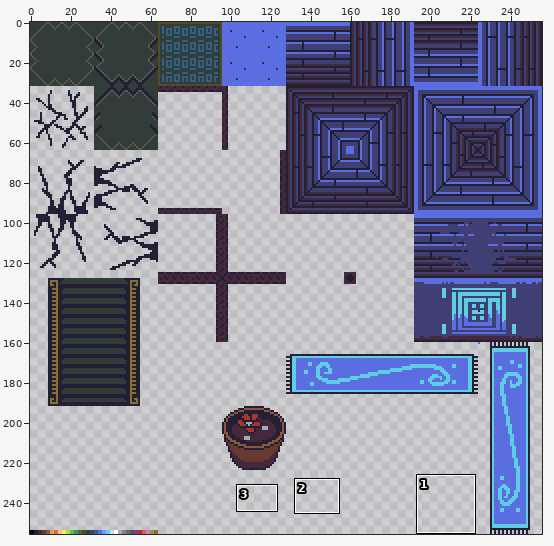
File history of a pixel-art file, assets/imgs/tileset-demo.ase. The first picture is a wide view before the edit; the outline marks the close-up.
Close-up. As it was:
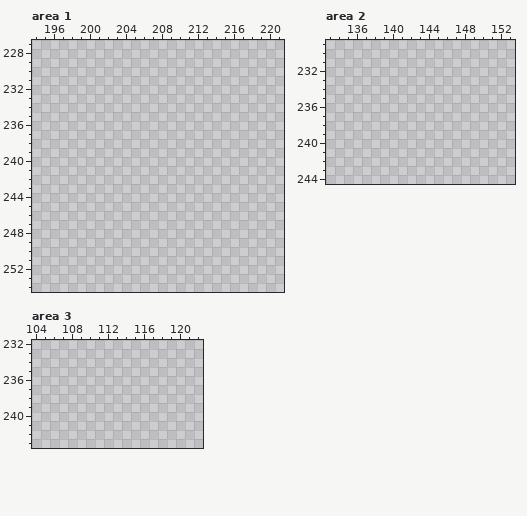
256x256 pixels, 1 frame. Shown: area 1: x 194..221, y 227..254; area 2: x 133..153, y 229..244; area 3: x 104..122, y 232..243. The commit also changed other parts of the picture, which this record leaves out.
The same view after the edit:
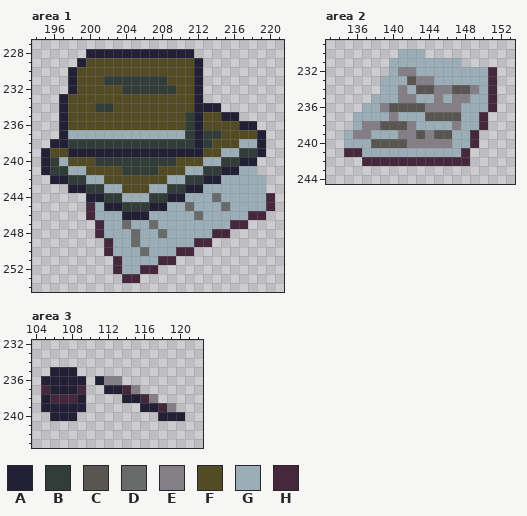
Palette (. is transparent): A #222034  B #323c39  C #595652  D #696a6a  E #847e87  F #524b24  G #9badb7  H #45283c
From old to new:
layer "Flattened" added
Changed rows in their new state; - is an unchanged pixel.
Area 1, layer "Flattened":
first column x 195:
228 -----AAAAAAAAAAAA---------
229 ----AFFFFFFFFFFFFA--------
230 ---AFFFFFFFFFFFFFA--------
231 ---AFFFBBBBBBBFFFA--------
232 ---AFFFFFBBBBBBFFA--------
233 --AFFFFFFFFFFFFFFA--------
234 --AFFFBBFFFFFFFFFAAA------
235 --AFFFFFFFFFFFFFBAFFAA----
236 --AFFFFFFFFFFFFFBAFFFFAA--
237 --AGGGGGGGGGGGGGBABBFFFFA-
238 -AABBBBBBBBBBBBBBABFFFGGA-
239 AFFAAAAAAAAAAAAAAAFFGGBBA-
240 ABGFFFBBBBBBBBBFFFGGBBAA--
241 ABBGGFFFFBBBBFFFGGBBAAGG--
242 -AABBGGFFFFFFFGGBBAAGGGGG-
243 ---AABBGGFFFGGBBAAGGGGGGG-
244 -----AABBGGGBBAAGGGDGGGGGH
245 -----HGAABBBAAGGDGGGDGGGGH
246 -----HGGGAAAGGGGGDGGGGGHH-
247 ------HGGDGGDGGGGGGGGHH---
248 ------HGGGDGGDGGGGGHH-----
249 -------HGGDGGGGGGHH-------
250 -------HGGGDGGGHH---------
251 --------HGGGGHH-----------
252 --------HGGHH-------------
253 ---------HH---------------
Area 2, layer "Flattened":
first column x 135:
230 ------GGG--------
231 -----GGGGGGGG----
232 -----GEEGGGGGGGGH
233 ----GGGCEEGGGGGGH
234 ----GGEGCCEECCEGH
235 ---GGGEEGGEGEEGGH
236 --GGECCCCEEEEGGGH
237 -GGGGEGGGCCCCGGH-
238 -GEECCCEGGGGEGGH-
239 GEEGGGEECECCGGH--
240 GGGCCCCEEEEEGGH--
241 HHGGGGGGGGGGGH---
242 --HHHHHHHHHHHH---
Area 3, layer "Flattened":
first column x 105:
235 -AAA------------
236 AAAAA-AEE-------
237 HAAAH--AAHE-----
238 AHHHA----AAHE---
239 AAAAA------AAHE-
240 -AAA---------AAA
Pixel boxes of the changes (left, top, right, bottom) in both close-ups:
added: (41, 49, 275, 283)
added: (344, 49, 497, 166)
added: (41, 367, 185, 421)
